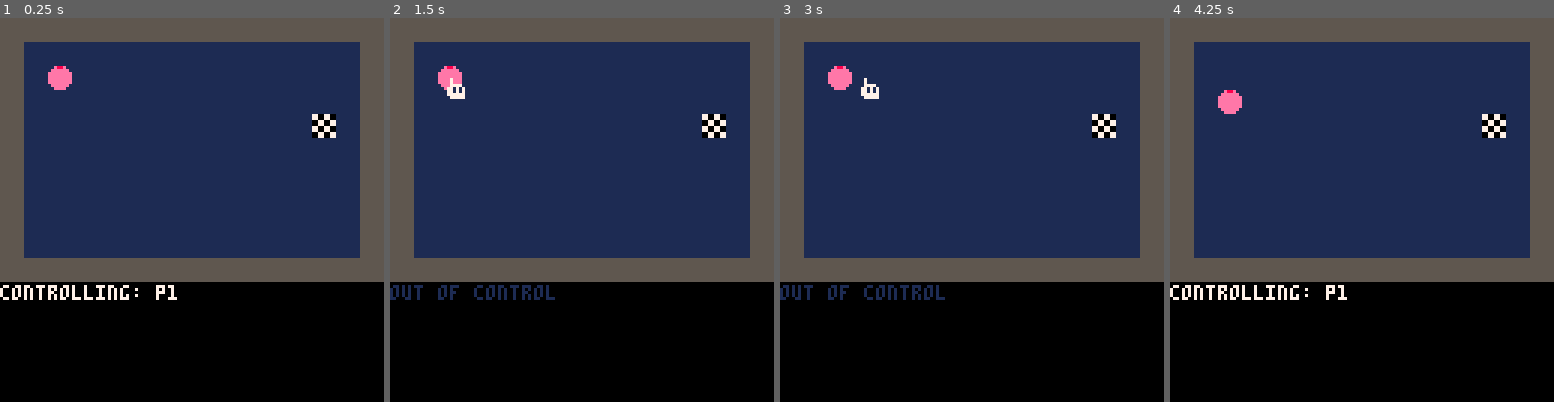
Above: before the commit, frames 1-4 (left to right).
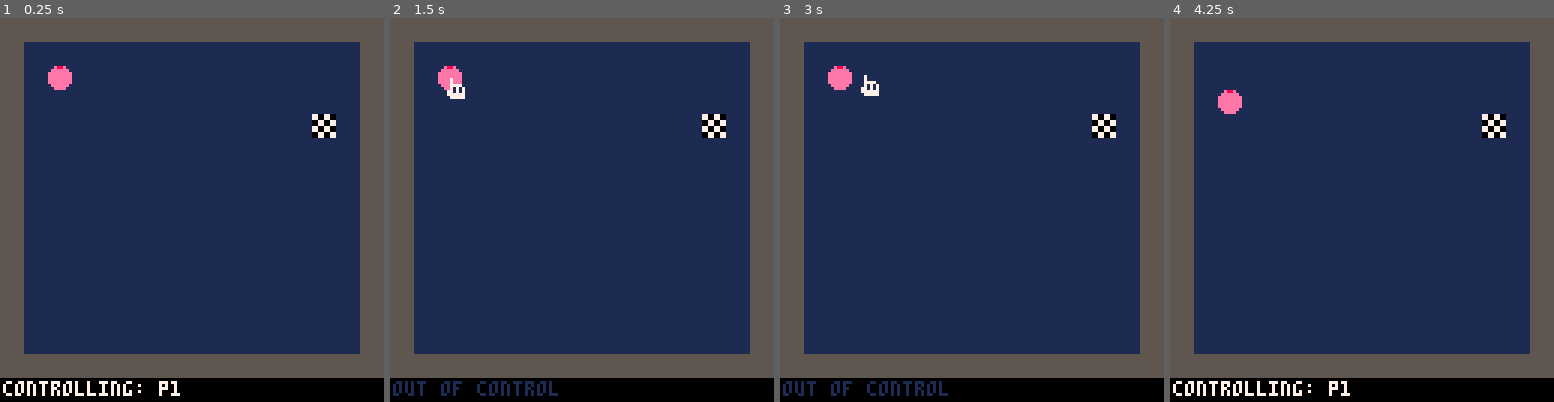
Above: after the commit, the same moments.

Repository: ethanmuller/gmtk-2020-jam
Game: PICO-8 cartridge ooc.p8
Two runs of this game, one before a commit and one after it. Both use one fixed random seed, a clock stepped at 60 frames per second and the inputs below.
Inputs:
- Up to frame 1 (0.25 s): no input
- Up to frame 2 (1.5 s): tap O (Z key) at 0.7 s
- Up to frame 3 (3 s): hold Right 1.6-2.1 s; tap O (Z key) every 0.4 s from 1.7 to 2.9 s; hold Up 2.15-2.42 s; hold Right from 2.47 s (still down)
- Up to frame 4 (4.25 s): release Right at 3.03 s; hold Left 3.08-3.58 s; tap O (Z key) at 3.3, 3.7, 4.1 s; hold Down 3.63-3.97 s; hold Right from 4.02 s (still down)

The runs differ from the first frame. In frame 1, 31% of the frame differs, in the area x 0-100%, y 62-99%; in frame 2, 31%; in frame 3, 31%; in frame 4, 31%.

Commit message:
print adjustments

Diff:
--- a/ooc.p8
+++ b/ooc.p8
@@ -128,17 +128,21 @@
   spr(p1.s, p1.x * 8, p1.y * 8)
 
   if ctrl.out then
-    spr(48, ctrl.x * 8 + 2, ctrl.y * 8 + 4)
+    spr(48, ctrl.x * 8 + 2, ctrl.y * 8 + 4 + sin(t/60)*1.5)
   end
 
   if dbg then
+    -- print("time: "..t, 7)
+  end
+
+  local px = 1
+  local py = 121
+
     if ctrl.out then
-      print("out of control", 0, 89, 1)
+      print("out of control", px, py, 1)
     else
-      print("controlling: p1", 0, 89, 7)
-    end
-
-  end
+      print("controlling: p1", px, py, 7)
+    end
 end
 
 function _update60()
@@ -174,7 +178,7 @@
 00700000000000000000000000000000000000000000000000000000000000000000000000000000000000000000000000000000000000000000000000000000
 00700000077007700000000000000000000000000000000000000000000000000000000000000000000000000000000000000000000000000000000000000000
 00777700070000700000000000000000000000000000000000000000000000000000000000000000000000000000000000000000000000000000000000000000
-07717170000000000000000000000000000000000000000000000000000000000000000000000000000000000000000000000000000000000000000000000000
+00717170000000000000000000000000000000000000000000000000000000000000000000000000000000000000000000000000000000000000000000000000
 07717170000000000000000000000000000000000000000000000000000000000000000000000000000000000000000000000000000000000000000000000000
 07777770070000700000000000000000000000000000000000000000000000000000000000000000000000000000000000000000000000000000000000000000
 01777770077007700000000000000000000000000000000000000000000000000000000000000000000000000000000000000000000000000000000000000000
@@ -225,6 +229,10 @@
 0102020202020202020202020202020100000000000000000000000000000000000000000000000000000000000000000000000000000000000000000000000000000000000000000000000000000000000000000000000000000000000000000000000000000000000000000000000000000000000000000000000000000000
 0102020202020202020202020202020100000000000000000000000000000000000000000000000000000000000000000000000000000000000000000000000000000000000000000000000000000000000000000000000000000000000000000000000000000000000000000000000000000000000000000000000000000000
 0102020202020202020202020202020100000000000000000000000000000000000000000000000000000000000000000000000000000000000000000000000000000000000000000000000000000000000000000000000000000000000000000000000000000000000000000000000000000000000000000000000000000000
+0102020202020202020202020202020100000000000000000000000000000000000000000000000000000000000000000000000000000000000000000000000000000000000000000000000000000000000000000000000000000000000000000000000000000000000000000000000000000000000000000000000000000000
+0102020202020202020202020202020100000000000000000000000000000000000000000000000000000000000000000000000000000000000000000000000000000000000000000000000000000000000000000000000000000000000000000000000000000000000000000000000000000000000000000000000000000000
+0102020202020202020202020202020100000000000000000000000000000000000000000000000000000000000000000000000000000000000000000000000000000000000000000000000000000000000000000000000000000000000000000000000000000000000000000000000000000000000000000000000000000000
+0102020202020202020202020202020100000000000000000000000000000000000000000000000000000000000000000000000000000000000000000000000000000000000000000000000000000000000000000000000000000000000000000000000000000000000000000000000000000000000000000000000000000000
 0101010101010101010101010101010100000000000000000000000000000000000000000000000000000000000000000000000000000000000000000000000000000000000000000000000000000000000000000000000000000000000000000000000000000000000000000000000000000000000000000000000000000000
 
 
